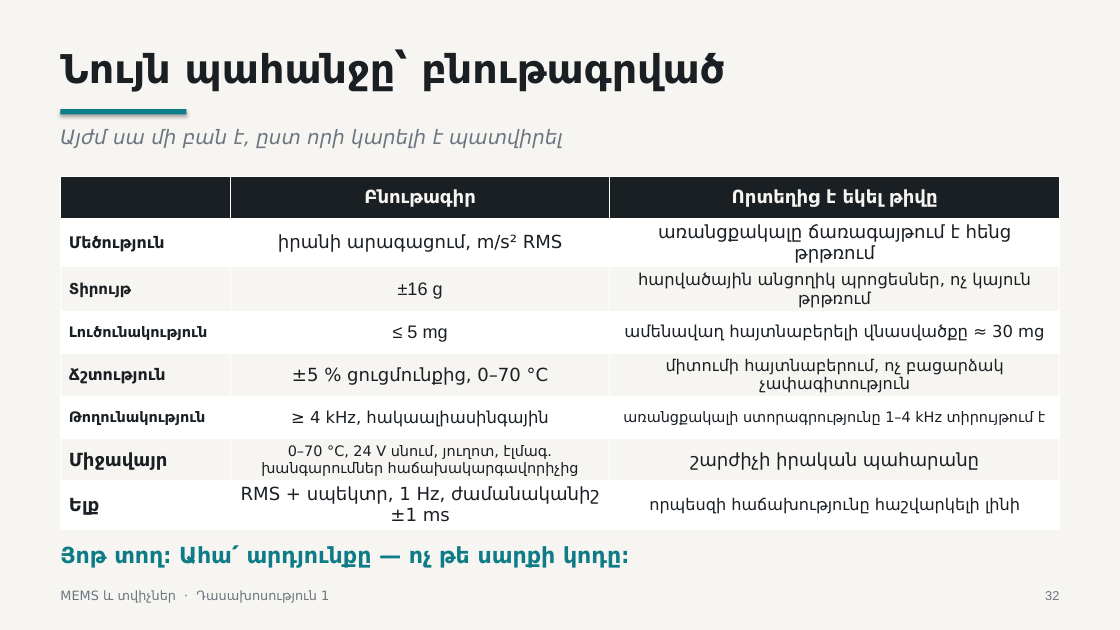
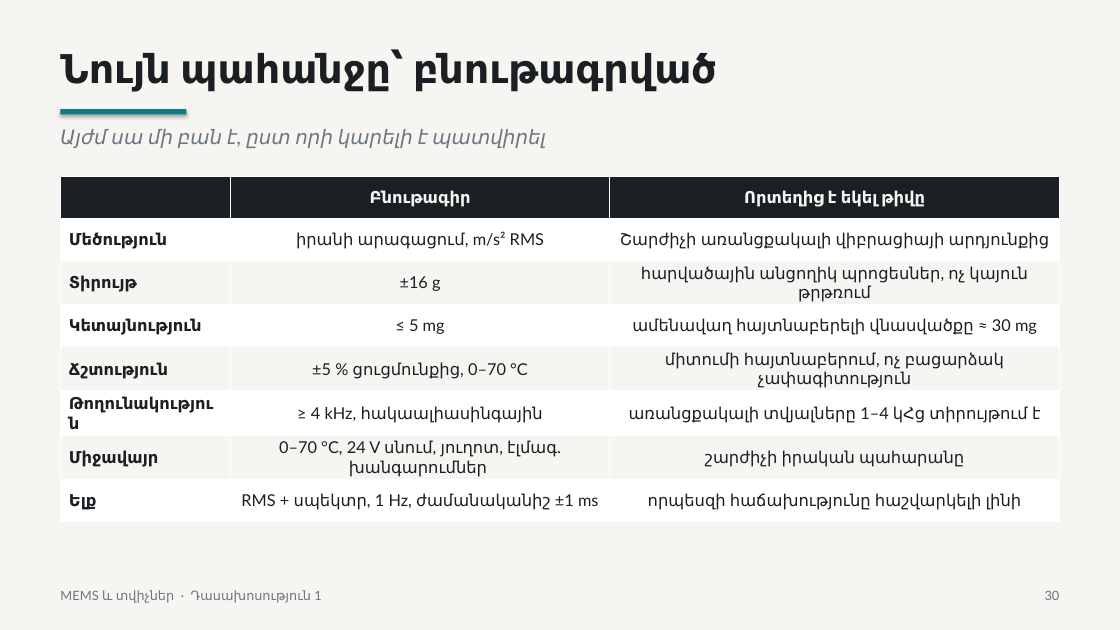
Before and after one commit to Vhovh99/mems-and-sensors-subject, a slide deck: slide 30 of lectures/lecture-01/output/L1-MEMS-measurement-system-architecture-HY.pptx (slide 32 before the commit). Drawn at 1120x630 pixels with LibreOffice and Linux fonts; fonts in the diff are those of the drawing. Boxes give left, top, right and bottom in pixels: in the first picture for what was removed or moved away, otherwise in the second. Text is boxed around its words. In the diff, an @@ line names an element or a change of style, - is before the commit and + after.

```diff
--- a/lectures/lecture-01/output/L1-MEMS-measurement-system-architecture-HY.pptx
+++ b/lectures/lecture-01/output/L1-MEMS-measurement-system-architecture-HY.pptx
@@ font DejaVu Sans to Lato in 3 elements at [60,129,546,148], [60,590,321,603], [60,51,717,92] @@
@@ table at [60,176,1060,515] @@
-row 2, column 3: առանցքակալը ճառագայթում է հենց թրթռում
+row 2, column 3: Շարժիչի առանցքակալի վիբրացիայի արդյունքից
-row 4, column 1: Լուծունակություն
+row 4, column 1: Կետայնություն
-row 6, column 3: առանցքակալի ստորագրությունը 1–4 kHz տիրույթում է
+row 6, column 3: առանցքակալի տվյալները 1–4 կՀց տիրույթում է
-row 7, column 2: 0–70 °C, 24 V սնում, յուղոտ, էլմագ. խանգարումներ հաճախակարգավորիչից
+row 7, column 2: 0–70 °C, 24 V սնում, յուղոտ, էլմագ. խանգարումներ
@@ size 15.5 to 14 pt in "Բնութագիր", "Որտեղից է եկել թիվը", "իրանի արագացում, m/s² RMS", "±16 g" and 6 more places @@
@@ font DejaVu Sans to Lato in "Բնութագիր", "Որտեղից է եկել թիվը", "Մեծություն", "իրանի արագացում, m/s² RMS" and 13 more places @@
@@ size 13.7 to 14 pt in "Մեծություն", "Ճշտություն" @@
@@ size 12.9 to 14 pt in "Տիրույթ" @@
@@ font Arial to Lato in "±16 g", "≤ 5 mg" @@
@@ size 14.1 to 14 pt in "ամենավաղ հայտնաբերելի վնասվածքը ≈ 30 mg", "≥ 4 kHz, հակաալիասինգային" @@
@@ size 13.8 to 14 pt in "միտումի հայտնաբերում, ոչ բացարձակ չափագիտություն", "որպեսզի հաճախությունը հաշվարկելի լինի" @@
@@ size 12.4 to 14 pt in "Թողունակություն" @@
@@ text removed at [60,545,629,568] @@
-Յոթ տող։ Ահա՛ արդյունքը — ոչ թե սարքի կոդը։
@@ text at [1045,591,1060,600]: text changed; font Arial to Lato @@
-32
+30
```
Also in this commit, not shown: 38 other slides changed, 6 slides removed.
